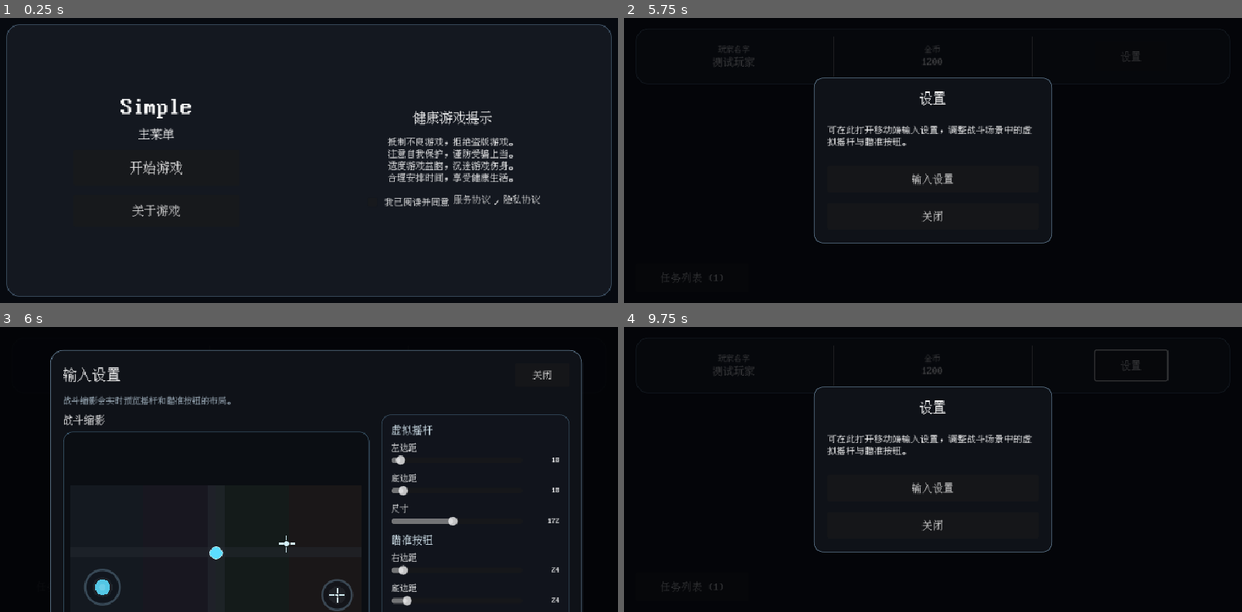
Above: before the commit, frames 1-4 (two rows, left to right).
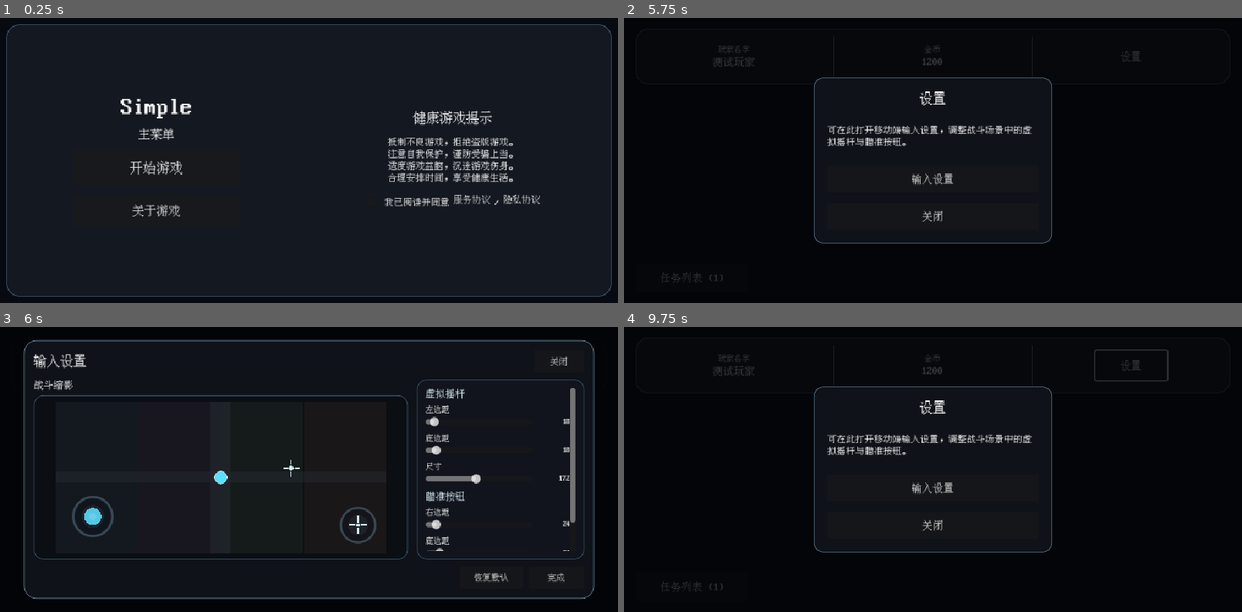
Above: after the commit, the same moments.

Repository: xunx-ii/Simple
Game: Godot game, scene res://scenes/main_menu.tscn
Same seed, same stepped clock (60 frames per second), same inputs: the game is played once before the commit and once after it.
Inputs (mouse positions are in pixels of both pictures, inside the frame that each line leads up to):
- Up to frame 1 (0.25 s): no input
- Up to frame 2 (5.75 s): click "开始游戏" at 0.5 s; click "开始游戏" at 1.25 s; click "关于游戏" at 2 s; click (994, 203) at 2.75 s; click "是" at 3.5 s; click "设置" at 4.25 s; click "任务列表 (1)" at 5 s
- Up to frame 3 (6 s): click "输入设置" at 5.75 s
- Up to frame 4 (9.75 s): click "关闭" at 6.5 s; click "关闭" at 7.25 s; tap Enter at 8, 9.5 s; move the mouse to (1068, 455) at 8.02 s; hold D 8.03-8.75 s; tap Shift at 8.1 s; click (1068, 455) at 8.17 s; tap Space at 8.27, 8.75 s; drag from (809, 483) to (902, 526) at 8.77 s; move the mouse to (994, 406) at 9.52 s; hold D from 9.53 s (still down); tap Tab at 9.6 s

Frames 1-2 are identical in both runs. In frame 3, 11% of the frame differs, in the area x 3-97%, y 4-100%; in frame 4, nothing differs.

Commit message:
调整输入设置弹窗布局

Diff:
--- a/scripts/ui/input_settings_dialog.gd
+++ b/scripts/ui/input_settings_dialog.gd
@@ -85,53 +85,47 @@
 	add_child(dialog_panel)
 
 	var margin := MarginContainer.new()
-	UIThemeHelperScript.set_margin(margin, 18, 18, 18, 18)
+	UIThemeHelperScript.set_margin(margin, 14, 14, 14, 14)
 	dialog_panel.add_child(margin)
 
 	var root_layout := VBoxContainer.new()
 	root_layout.size_flags_horizontal = Control.SIZE_EXPAND_FILL
 	root_layout.size_flags_vertical = Control.SIZE_EXPAND_FILL
-	root_layout.add_theme_constant_override("separation", 14)
+	root_layout.add_theme_constant_override("separation", 10)
 	margin.add_child(root_layout)
 
 	var title_row := HBoxContainer.new()
-	title_row.add_theme_constant_override("separation", 10)
+	title_row.add_theme_constant_override("separation", 8)
 	root_layout.add_child(title_row)
 
 	var title_label := Label.new()
 	title_label.text = UITextsScript.INPUT_SETTINGS
 	title_label.size_flags_horizontal = Control.SIZE_EXPAND_FILL
-	_apply_dialog_font(title_label, 22)
+	_apply_dialog_font(title_label, 20)
 	title_row.add_child(title_label)
 
 	var close_button := Button.new()
 	close_button.text = UITextsScript.CLOSE
-	close_button.custom_minimum_size = Vector2(82.0, 36.0)
+	close_button.custom_minimum_size = Vector2(76.0, 34.0)
 	close_button.pressed.connect(close_dialog)
-	_apply_dialog_font(close_button, 14)
+	_apply_dialog_font(close_button, 13)
 	title_row.add_child(close_button)
-
-	var subtitle_label := Label.new()
-	subtitle_label.text = UITextsScript.INPUT_SETTINGS_SUBTITLE
-	subtitle_label.modulate = Color(0.8, 0.88, 0.94, 0.84)
-	_apply_dialog_font(subtitle_label, 13)
-	root_layout.add_child(subtitle_label)
 
 	var content_row := HBoxContainer.new()
 	content_row.size_flags_horizontal = Control.SIZE_EXPAND_FILL
 	content_row.size_flags_vertical = Control.SIZE_EXPAND_FILL
-	content_row.add_theme_constant_override("separation", 18)
+	content_row.add_theme_constant_override("separation", 14)
 	root_layout.add_child(content_row)
 
 	var preview_column := VBoxContainer.new()
 	preview_column.size_flags_horizontal = Control.SIZE_EXPAND_FILL
 	preview_column.size_flags_vertical = Control.SIZE_EXPAND_FILL
-	preview_column.add_theme_constant_override("separation", 10)
+	preview_column.add_theme_constant_override("separation", 8)
 	content_row.add_child(preview_column)
 
 	var preview_title := Label.new()
 	preview_title.text = UITextsScript.INPUT_SETTINGS_PREVIEW_TITLE
-	_apply_dialog_font(preview_title, 16)
+	_apply_dialog_font(preview_title, 15)
 	preview_column.add_child(preview_title)
 
 	var preview_frame := PanelContainer.new()
@@ -146,7 +140,7 @@
 	var preview_margin := MarginContainer.new()
 	preview_margin.size_flags_horizontal = Control.SIZE_EXPAND_FILL
 	preview_margin.size_flags_vertical = Control.SIZE_EXPAND_FILL
-	UIThemeHelperScript.set_margin(preview_margin, 10, 10, 10, 10)
+	UIThemeHelperScript.set_margin(preview_margin, 8, 8, 8, 8)
 	preview_frame.add_child(preview_margin)
 
 	var aspect := AspectRatioContainer.new()
@@ -157,7 +151,7 @@
 
 	preview_root = Control.new()
 	preview_root.clip_contents = true
-	preview_root.custom_minimum_size = Vector2(440.0, 203.0)
+	preview_root.custom_minimum_size = Vector2(320.0, 148.0)
 	preview_root.size_flags_horizontal = Control.SIZE_EXPAND_FILL
 	preview_root.size_flags_vertical = Control.SIZE_EXPAND_FILL
 	aspect.add_child(preview_root)
@@ -166,7 +160,8 @@
 	_build_preview_scene(preview_root)
 
 	var controls_panel := PanelContainer.new()
-	controls_panel.custom_minimum_size = Vector2(284.0, 0.0)
+	controls_panel.custom_minimum_size = Vector2(252.0, 0.0)
+	controls_panel.size_flags_horizontal = Control.SIZE_FILL
 	controls_panel.size_flags_vertical = Control.SIZE_EXPAND_FILL
 	controls_panel.add_theme_stylebox_override(
 		"panel",
@@ -175,14 +170,19 @@
 	content_row.add_child(controls_panel)
 
 	var controls_margin := MarginContainer.new()
-	UIThemeHelperScript.set_margin(controls_margin, 14, 14, 14, 14)
+	UIThemeHelperScript.set_margin(controls_margin, 12, 12, 12, 12)
 	controls_panel.add_child(controls_margin)
+
+	var controls_scroll := ScrollContainer.new()
+	controls_scroll.size_flags_horizontal = Control.SIZE_EXPAND_FILL
+	controls_scroll.size_flags_vertical = Control.SIZE_EXPAND_FILL
+	controls_margin.add_child(controls_scroll)
 
 	var controls_layout := VBoxContainer.new()
 	controls_layout.size_flags_horizontal = Control.SIZE_EXPAND_FILL
 	controls_layout.size_flags_vertical = Control.SIZE_EXPAND_FILL
-	controls_layout.add_theme_constant_override("separation", 12)
-	controls_margin.add_child(controls_layout)
+	controls_layout.add_theme_constant_override("separation", 10)
+	controls_scroll.add_child(controls_layout)
 
 	controls_layout.add_child(_build_section_title(UITextsScript.INPUT_SETTINGS_JOYSTICK_SECTION))
 	controls_layout.add_child(_create_slider_row("joystick", "margin_left", UITextsScript.INPUT_SETTINGS_LEFT_MARGIN, 8.0, 280.0, 1.0))
@@ -194,15 +194,8 @@
 	controls_layout.add_child(_create_slider_row("aim_button", "margin_bottom", UITextsScript.INPUT_SETTINGS_BOTTOM_MARGIN, 8.0, 180.0, 1.0))
 	controls_layout.add_child(_create_slider_row("aim_button", "size", UITextsScript.INPUT_SETTINGS_SIZE, 88.0, 220.0, 1.0))
 
-	var hint_label := Label.new()
-	hint_label.text = UITextsScript.INPUT_SETTINGS_HINT
-	hint_label.autowrap_mode = TextServer.AUTOWRAP_WORD_SMART
-	hint_label.modulate = Color(0.76, 0.84, 0.9, 0.72)
-	_apply_dialog_font(hint_label, 12)
-	controls_layout.add_child(hint_label)
-
 	var footer_row := HBoxContainer.new()
-	footer_row.add_theme_constant_override("separation", 10)
+	footer_row.add_theme_constant_override("separation", 8)
 	root_layout.add_child(footer_row)
 
 	var footer_spacer := Control.new()
@@ -211,16 +204,16 @@
 
 	var reset_button := Button.new()
 	reset_button.text = UITextsScript.RESET_DEFAULT
-	reset_button.custom_minimum_size = Vector2(108.0, 38.0)
+	reset_button.custom_minimum_size = Vector2(96.0, 34.0)
 	reset_button.pressed.connect(_on_reset_button_pressed)
-	_apply_dialog_font(reset_button, 14)
+	_apply_dialog_font(reset_button, 13)
 	footer_row.add_child(reset_button)
 
 	var done_button := Button.new()
 	done_button.text = UITextsScript.DONE
-	done_button.custom_minimum_size = Vector2(92.0, 38.0)
+	done_button.custom_minimum_size = Vector2(84.0, 34.0)
 	done_button.pressed.connect(close_dialog)
-	_apply_dialog_font(done_button, 14)
+	_apply_dialog_font(done_button, 13)
 	footer_row.add_child(done_button)
 
 	_update_dialog_geometry()
@@ -354,7 +347,7 @@
 
 	var label := Label.new()
 	label.text = label_text
-	_apply_dialog_font(label, 13)
+	_apply_dialog_font(label, 12)
 	row.add_child(label)
 
 	var controls_row := HBoxContainer.new()
@@ -372,7 +365,7 @@
 	var value_label := Label.new()
 	value_label.custom_minimum_size = Vector2(48.0, 0.0)
 	value_label.horizontal_alignment = HORIZONTAL_ALIGNMENT_RIGHT
-	_apply_dialog_font(value_label, 12)
+	_apply_dialog_font(value_label, 11)
 	controls_row.add_child(value_label)
 
 	var slider_id := "%s.%s" % [section_name, key_name]
@@ -385,7 +378,7 @@
 	var label := Label.new()
 	label.text = text
 	label.modulate = Color(0.89, 0.96, 1.0, 1.0)
-	_apply_dialog_font(label, 16)
+	_apply_dialog_font(label, 15)
 	return label
 
 
@@ -443,8 +436,8 @@
 		return
 
 	var viewport_size := get_viewport_rect().size
-	var width := minf(viewport_size.x * 0.86, 780.0)
-	var height := minf(viewport_size.y * 0.86, 360.0)
+	var width := minf(viewport_size.x - 24.0, 860.0)
+	var height := minf(viewport_size.y - 24.0, 390.0)
 	dialog_panel.offset_left = -width * 0.5
 	dialog_panel.offset_top = -height * 0.5
 	dialog_panel.offset_right = width * 0.5
--- a/scripts/ui/ui_texts.gd
+++ b/scripts/ui/ui_texts.gd
@@ -25,7 +25,6 @@
 const TASK_TOGGLE_LIST := "任务列表"
 const TASK_READY_TO_COMPLETE := "可提交"
 const LOBBY_SETTINGS_BODY := "可在此打开移动端输入设置，调整战斗场景中的虚拟摇杆与瞄准按钮。"
-const INPUT_SETTINGS_SUBTITLE := "战斗缩影会实时预览摇杆和瞄准按钮的布局。"
 const INPUT_SETTINGS_PREVIEW_TITLE := "战斗缩影"
 const INPUT_SETTINGS_JOYSTICK_SECTION := "虚拟摇杆"
 const INPUT_SETTINGS_AIM_BUTTON_SECTION := "瞄准按钮"
@@ -33,7 +32,6 @@
 const INPUT_SETTINGS_RIGHT_MARGIN := "右边距"
 const INPUT_SETTINGS_BOTTOM_MARGIN := "底边距"
 const INPUT_SETTINGS_SIZE := "尺寸"
-const INPUT_SETTINGS_HINT := "拖动滑块后会立即保存，下次进入战斗场景会自动应用。"
 const RESET_DEFAULT := "恢复默认"
 const DONE := "完成"
 
